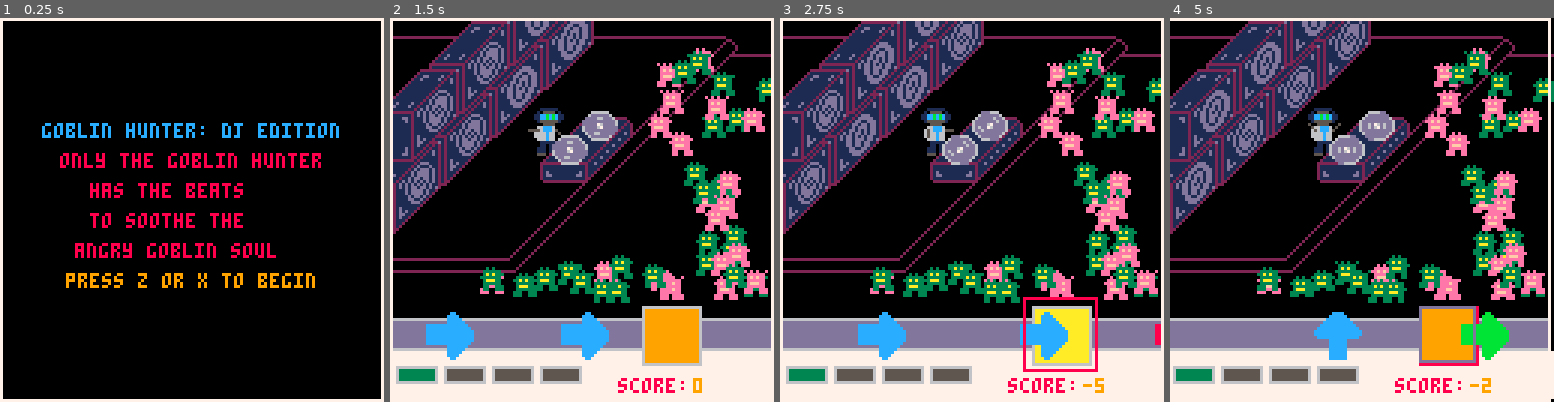
Above: before the commit, frames 1-4 (left to right).
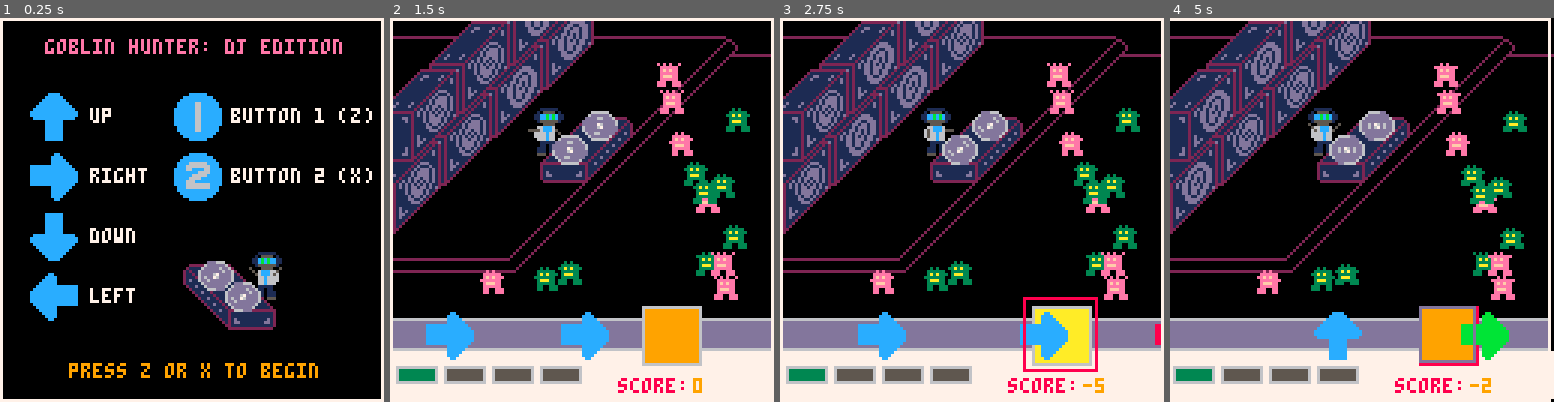
Above: after the commit, the same moments.

Repository: Gward2489/pico8-mac
Game: PICO-8 cartridge carts/jabronni.p8
Two runs of this game, one before a commit and one after it. Both use one fixed random seed, a clock stepped at 60 frames per second and the inputs below.
Inputs:
- Up to frame 1 (0.25 s): no input
- Up to frame 2 (1.5 s): tap X (X key) at 0.33, 1.07 s; tap O (Z key) at 0.7 s
- Up to frame 3 (2.75 s): hold Right 1.6-2.1 s; tap O (Z key) at 1.7, 2.1, 2.5 s; tap X (X key) at 1.85 s; hold Up 2.15-2.42 s; hold Right from 2.47 s (still down)
- Up to frame 4 (5 s): tap O (Z key) every 0.4 s from 2.9 to 4.9 s; tap X (X key) at 2.97, 4.08 s; release Right at 3.03 s; hold Left 3.08-3.58 s; hold Down 3.63-3.97 s; hold Right 4.02-4.68 s; hold Up from 4.73 s (still down)

The runs differ from the first frame. In frame 1, 18% of the frame differs, in the area x 7-97%, y 5-94%; in frame 2, 6.4%; in frame 3, 6.4%; in frame 4, 6.8%.

Commit message:
v1 goblin hunter dj edition

Diff:
--- a/carts/jabronni.p8
+++ b/carts/jabronni.p8
@@ -53,6 +53,8 @@
         game_state = "retry"
         manage_high_score(score)
         music(-1, 300)
+        camera_x = 0
+        camera_y = 0
         frame_count = 0
         seconds = 0
         combo = 0
@@ -60,6 +62,8 @@
         hits_this_level = 0
         current_jam_level = 1
         gobs = {}
+        gobs_in = {}
+        gobs_out = {}
         good_hit_row_one = false
         good_hit_row_one_timer = 0
         bad_hit_row_one = false
@@ -114,12 +118,33 @@
     end
 
     function draw_title()
-        print("goblin hunter: dj edition", 14, 35, 12)
-        print("only the goblin hunter", 20, 45, 8)
-        print("has the beats", 30, 55, 8)
-        print("to soothe the", 30, 65, 8)
-        print("angry goblin soul", 25, 75, 8)
-        print("press z or x to begin", 22, 85, 9)
+        print("goblin hunter: dj edition", 15, 7, 14)
+
+        spr(192, 10, 25,2, 2, false, false)
+        print("up", 30, 30, 7)
+
+        spr(194, 10, 45,2, 2, false, false)
+        print("right", 30, 50, 7)
+
+
+        spr(192, 10, 65,2, 2, false, true)
+        print("down", 30, 70, 7)
+
+        spr(194, 10, 85,2, 2, true, false)
+        print("left", 30, 90, 7)
+
+        spr(196, 58, 25,2, 2)
+        print("button 1 (z)", 77, 30, 7)
+
+        spr(198, 58, 45,2, 2)
+        print("button 2 (x)", 77, 50, 7)
+
+        spr(14, 80, 78, 2,2, true, false)
+        spr(144, 60, 80, 4, 3, true, false)
+        spr(133, 64, 75, 2, 2)
+        spr(133, 73, 82, 2, 2)
+
+        print("press z or x to begin", 23, 115, 9)
     end
 
     function draw_retry()
@@ -421,8 +446,11 @@
     end
 
 
-    gob_count = 25
+    gob_count = 10
     gobs = {}
+    gobs_in = {}
+    gobs_out = {}
+
 
     -- 1 is green, 2 pink
     gob_colors = {
@@ -471,7 +499,7 @@
     }
 
 
-    other_gobs = 20
+    other_gobs = 5
 
     function create_gobs()
         for i = 1, gob_count do
@@ -483,7 +511,10 @@
                 sprite_state = 1,
                 flipped = false,
                 w = 1,
-                h = 1
+                h = 1,
+                v = 1.2,
+                tx = 0,
+                ty = 0
             })
         end
 
@@ -497,10 +528,123 @@
                 sprite_state = 1,
                 flipped = false,
                 w = 1,
-                h = 1
+                h = 1,
+                v = 1.2,
+                tx = 0,
+                ty = 0
             })
 
         end
+    end
+
+
+    function manage_gobs_in()
+        for gob in all(gobs_in) do
+            if frame_count % 5 == 0 then
+                gob.x = gob.x - gob.v
+            end
+            if gob.x <= gob.tx then
+                add(gobs, gob)
+                del(gobs_in, gob)
+            end
+        end
+        manage_gobs_in_state()
+    end
+
+    function manage_gobs_out()
+        for gob in all(gobs_out) do
+            if frame_count % 5 == 0 then
+                gob.x = gob.x + gob.v
+            end
+            if gob.x >= gob.tx then
+                del(gobs_del, gob)
+            end
+        end
+        manage_gobs_out_state()
+    end
+
+    function add_new_gobs(gob_number)
+
+        for i = 1, 3 do
+
+            add(gobs_in, {
+                x = flr(rnd(90)) + 100,
+                y = flr(rnd(10)) + 78,
+                c = flr(rnd(2)) + 1,
+                state = "rage",
+                sprite_state = 1,
+                flipped = false,
+                w = 1,
+                h = 1,
+                v = 1.2,
+                tx = flr(rnd(90)) + 30,
+                ty = flr(rnd(10)) + 78
+            })
+
+        end
+
+        for i = 1, 5 do
+
+            add(gobs_in, {
+                x = flr(rnd(40)) + 120,
+                y = flr(rnd(70)) + 10,
+                c = flr(rnd(2)) + 1,
+                state = "rage",
+                sprite_state = 1,
+                flipped = false,
+                w = 1,
+                h = 1,
+                v = 1.2,
+                tx = flr(rnd(40)) + 85,
+                ty = flr(rnd(70)) + 10
+            })
+
+        end
+
+    end
+
+    function remove_gobs(gob_number)
+
+        local gob_indexes = {}
+
+        for i = 1, 8 do
+            local value_is_unique = false
+
+            while not value_is_unique do
+                local rnd_gob = get_random_gob_index()
+
+                if #gob_indexes < 1 then
+                    add(gob_indexes, rnd_gob)
+                    value_is_unique = true
+                else
+                    local found_match = false
+                    for i in all(gob_indexes) do
+                        if gob_indexes[i] == rnd_gob then
+                            found_match = true
+                        end
+                    end
+
+                    if not found_match then
+                        value_is_unique = true
+                        add(gob_indexes, rnd_gob)
+                    end
+                end
+            end
+        end
+
+        for i in all(gob_indexes) do
+
+            if gobs[i] != nil then
+                gobs[i].tx = gobs[i].x + 120
+                gobs[i].state = "basic"
+                add(gobs_out, gobs[i])
+                del(gobs, gobs[i])
+            end
+        end
+    end
+
+    function get_random_gob_index()
+        return flr(rnd(#gobs)) + 1
     end
 
     function manage_gob(gob, anim, random, rate)
@@ -518,6 +662,30 @@
             else
                 gob.sprite_state = gob.sprite_state + 1
             end
+        end
+    end
+
+    function draw_gobs_in()
+        for gob in all(gobs_in) do
+                if gob.c == 1 then
+                    spr(gob_rage_1[gob.sprite_state], gob.x, gob.y, gob.w, gob.h, gob.flipped)
+
+                else
+                    spr(gob_rage_2[gob.sprite_state], gob.x, gob.y, gob.w, gob.h, gob.flipped)
+
+                end
+        end
+    end
+
+
+
+    function draw_gobs_out()
+        for gob in all(gobs_out) do
+                if gob.c == 1 then
+                    spr(gob_basic_1[gob.sprite_state], gob.x, gob.y, gob.w, gob.h, gob.flipped)
+                else
+                    spr(gob_basic_2[gob.sprite_state], gob.x, gob.y, gob.w, gob.h, gob.flipped)
+                end
         end
     end
 
@@ -557,6 +725,26 @@
             else
                 gob_state_buffer = false
                 gob_state_buffer_timer = 0
+            end
+        end
+    end
+
+    function manage_gobs_in_state()
+        for gob in all(gobs_in) do
+            if gob.c == 1 then
+                manage_gob(gob, gob_rage_1, false, 5)
+            else
+                manage_gob(gob, gob_rage_2, false, 5)
+            end
+        end
+    end
+
+    function manage_gobs_out_state()
+        for gob in all(gobs_out) do
+            if gob.c == 1 then
+                manage_gob(gob, gob_basic_1, false, 10)
+            else
+                manage_gob(gob, gob_basic_2, false, 10)
             end
         end
     end
@@ -1169,29 +1357,6 @@
 
     -- music --
 
-    -- music_playing = false
-    -- score_at_last_change = 0
-
-
-    -- function manage_music()
-
-    --     if music_playing == false then
-    --         music(0)
-
-    --         score_at_last_change = score
-    --         music_playing = true
-    --     end
-
-    --     if (score - score_at_last_change) > 100 then
-
-    --         music(-1, 300)
-
-    --         music(2)
-    --         score_at_last_change = score
-    --     end
-
-    -- end
-
     songs = {
         0,
         6,
@@ -1201,7 +1366,7 @@
 
     function update_song(level)
         music(-1, 300)
-        music(songs[level], 300, 10)
+        music(songs[level], 0, 10)
     end
 
     good_sfx = {34,35,36}
@@ -1328,6 +1493,8 @@
             update_song(current_jam_level)
         end
 
+        add_new_gobs()
+
     end
 
     function jam_level_down()
@@ -1342,6 +1509,9 @@
             current_jam_level = current_jam_level - 1
             update_song(current_jam_level)
         end
+
+        remove_gobs()
+
     end
 
     function manage_jam_level_transition()
@@ -1431,6 +1601,8 @@
         manage_dj_by_state()
         manage_gob_state()
         manage_gobs_by_state()
+        manage_gobs_in()
+        manage_gobs_out()
 
         if jam_level_transition then
             manage_jam_level_transition()
@@ -1467,6 +1639,8 @@
         draw_dj_hunter_by_state()
         draw_turntables()
         draw_gobs_by_state()
+        draw_gobs_in()
+        draw_gobs_out()
         draw_hit_tray()
         draw_level_display()
         draw_target_one()
Not shown, changed: config.txt
Not shown, changed: log.txt
